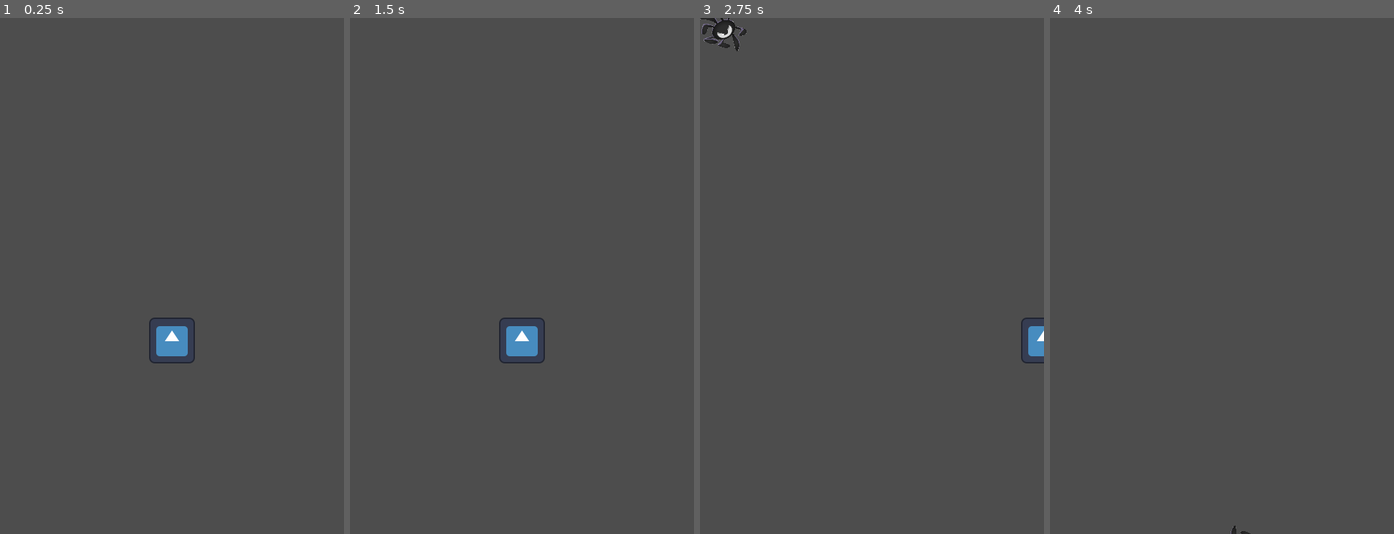
Above: before the commit, frames 1-4 (left to right).
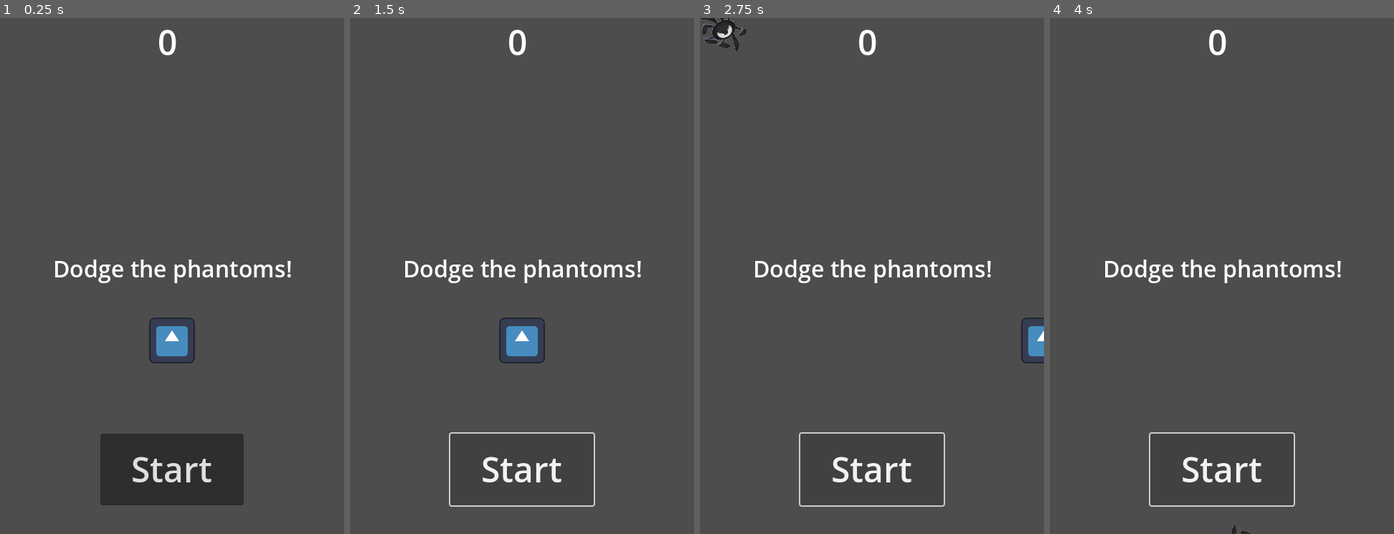
Above: after the commit, the same moments.

Repository: zacharyh9108/Dodgeball
Game: Godot game, scene res://main.tscn
The game is run twice, just before and just after one commit, with the same random seed, the same clock (stepped at 60 frames per second) and the same inputs. The engine's default icon, where the game draws it, is replaced by a stand-in: a white triangle on a blue panel in a dark square.
Inputs (mouse positions are in pixels of both pictures, inside the frame that each line leads up to):
- Up to frame 1 (0.25 s): no input
- Up to frame 2 (1.5 s): click (522, 472) at 0.5 s, where only the run after the commit has a clickable "Start"; click (522, 472) at 1.25 s, where only the run after the commit has a clickable "Start"
- Up to frame 3 (2.75 s): tap Enter at 2 s; hold D (move_right) from 2.03 s (still down)
- Up to frame 4 (4 s): release D (move_right) at 2.78 s; hold S (move_down) 2.78-3.53 s; hold D (move_right) from 3.53 s (still down)

The runs differ from the first frame. In frame 1, 6.8% of the frame differs, in the area x 16-85%, y 2-95%; in frame 2, 1.9%; in frame 3, 1.9%; in frame 4, 1.9%.

Commit message:
Created HUD
There is a score label, a start button, and a message for the start and end of the game

Diff:
--- /dev/null
+++ b/hud.gd
@@ -0,0 +1,39 @@
+extends CanvasLayer
+
+# Notifies `Main` node that the button has been pressed
+signal start_game
+
+# Called when the node enters the scene tree for the first time.
+func _ready():
+	pass # Replace with function body.
+
+
+# Called every frame. 'delta' is the elapsed time since the previous frame.
+func _process(delta):
+	pass
+
+func show_message(text):
+	$Message.text = text
+	$Message.show()
+	$MessageTimer.start()
+
+func show_game_over():
+	show_message("Game Over")
+	# Wait until the MessageTimer has counted down.
+	await $MessageTimer.timeout
+
+	$Message.text = "Dodge the Phantoms!"
+	$Message.show()
+	# Make a one-shot timer and wait for it to finish.
+	await get_tree().create_timer(1.0).timeout
+	$StartButton.show()
+
+func update_score(score):
+	$ScoreLabel.text = str(score)
+
+func _on_start_button_pressed():
+	$StartButton.hide()
+	start_game.emit()
+
+func _on_message_timer_timeout():
+	$Message.hide()
--- a/hud.tscn
+++ b/hud.tscn
@@ -8,7 +8,7 @@
 anchor_right = 0.5
 offset_left = -20.0
 offset_right = 20.0
-offset_bottom = 88.0
+offset_bottom = 67.0
 grow_horizontal = 2
 theme_override_font_sizes/font_size = 48
 text = "0"
@@ -19,28 +19,29 @@
 anchor_top = 0.5
 anchor_right = 0.5
 anchor_bottom = 0.5
-offset_left = -80.0
-offset_top = -44.0
-offset_right = 80.0
-offset_bottom = 44.0
+offset_left = -125.0
+offset_top = -33.5
+offset_right = 125.0
+offset_bottom = 33.5
 grow_horizontal = 2
 grow_vertical = 2
-theme_override_font_sizes/font_size = 48
-text = "Dodge the mobs!"
+theme_override_font_sizes/font_size = 32
+text = "Dodge the phantoms!"
 
 [node name="StartButton" type="Button" parent="."]
-anchors_preset = 8
+custom_minimum_size = Vector2(200, 100)
+anchors_preset = 7
 anchor_left = 0.5
-anchor_top = 0.5
+anchor_top = 1.0
 anchor_right = 0.5
-anchor_bottom = 0.5
-offset_left = -79.0
-offset_top = -48.0
-offset_right = 79.0
-offset_bottom = 48.0
+anchor_bottom = 1.0
+offset_left = -100.0
+offset_top = -140.0
+offset_right = 100.0
+offset_bottom = -40.0
 grow_horizontal = 2
-grow_vertical = 2
-theme_override_font_sizes/font_size = 64
+grow_vertical = 0
+theme_override_font_sizes/font_size = 48
 text = "Start"
 
 [node name="MessageTimer" type="Timer" parent="."]
--- a/main.tscn
+++ b/main.tscn
@@ -1,8 +1,9 @@
-[gd_scene load_steps=5 format=3 uid="uid://75dmqu0nkfa4"]
+[gd_scene load_steps=6 format=3 uid="uid://75dmqu0nkfa4"]
 
 [ext_resource type="Script" path="res://main.gd" id="1_4lnlv"]
 [ext_resource type="PackedScene" uid="uid://c6o2mpqmra1io" path="res://mob.tscn" id="2_cxehb"]
 [ext_resource type="PackedScene" uid="uid://dia3n6df8bj4n" path="res://player.tscn" id="3_cf7ta"]
+[ext_resource type="PackedScene" uid="uid://0p6m86cq8vya" path="res://hud.tscn" id="4_mrcpv"]
 
 [sub_resource type="Curve2D" id="Curve2D_3jpc1"]
 _data = {
@@ -33,6 +34,8 @@
 
 [node name="Player" parent="." instance=ExtResource("3_cf7ta")]
 
+[node name="HUD" parent="." instance=ExtResource("4_mrcpv")]
+
 [connection signal="timeout" from="MobTimer" to="." method="_on_mob_timer_timeout"]
 [connection signal="timeout" from="ScoreTimer" to="." method="_on_score_timer_timeout"]
 [connection signal="timeout" from="StartTimer" to="." method="_on_start_timer_timeout"]
